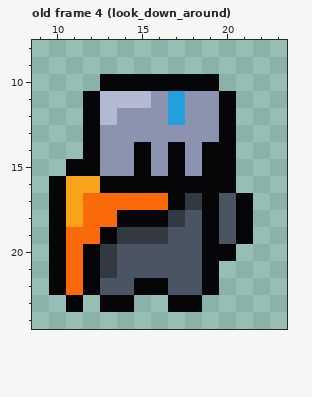
Pixel-art file: assets/sprites/WIP/knight.aseprite. This is how it looked before the edit.
32x32 pixels, 47 frames. Colours within 5 levels of each other are drawn and written as one. Shown: old frame 4 (look_down_around): x 9..23, y 8..24. The commit also changed other frames, which this record leaves out.
The same view after the edit:
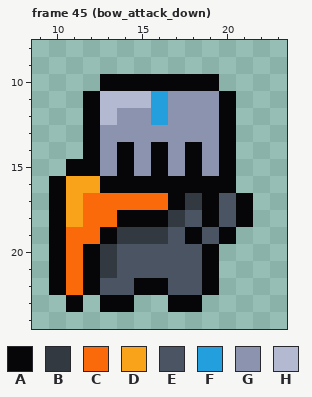
Palette (. is transparent): A #060608  B #333941  C #fa6a0a  D #f9a31b  E #4a5462  F #249fde  G #8b93af  H #b3b9d1
A new or re-ordered frame is compared with the old frame closest to it.
From old to new:
frames 47 -> 56
Changed rows in their new state; - is an unchanged pixel.
Frame 45 (bow_attack_down) is new; against old frame 4 (look_down_around), layer "main":
first column x 14:
11 --FG--
12 --FG--
14 AGAGAG
15 AGAGAG
first column x 18:
19 AEA.
20 --.-
Boxes around the changes in both pictures, in picture pixels (x1, y1, x2, y2):
changed: (117, 91, 253, 261)
